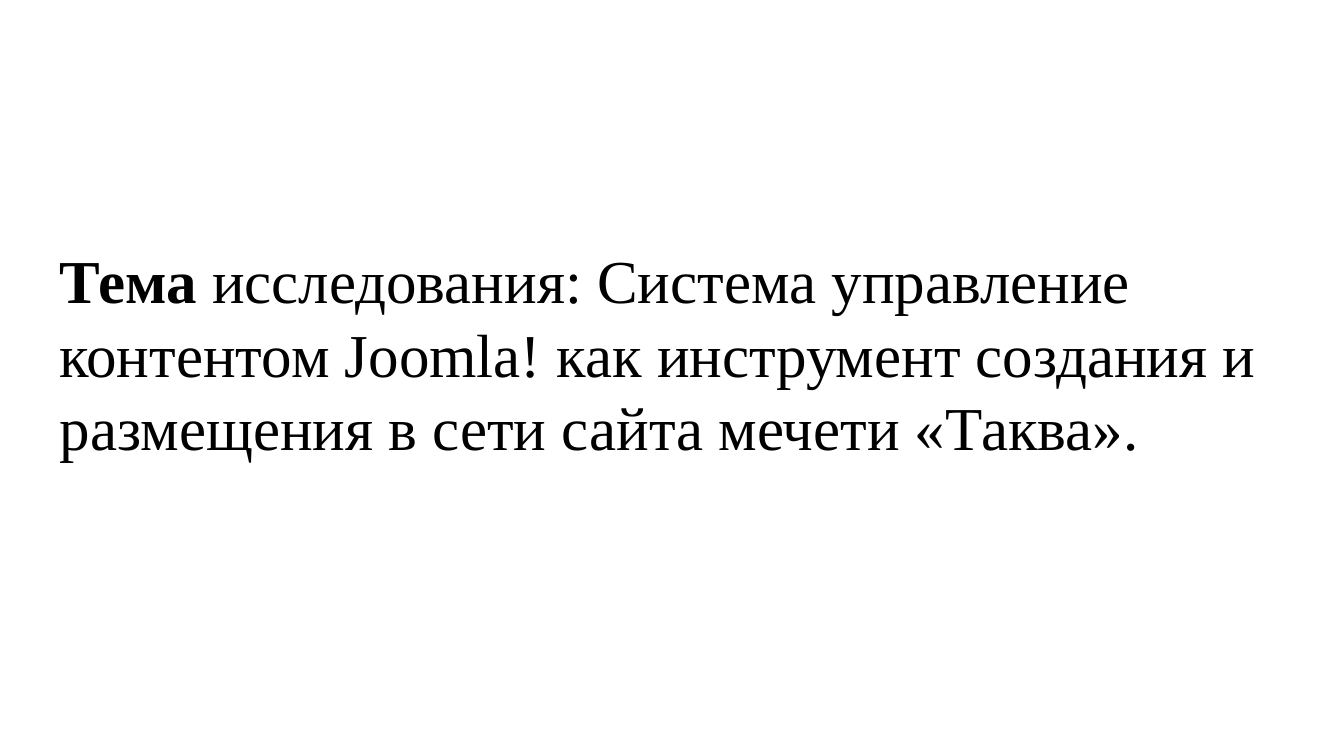
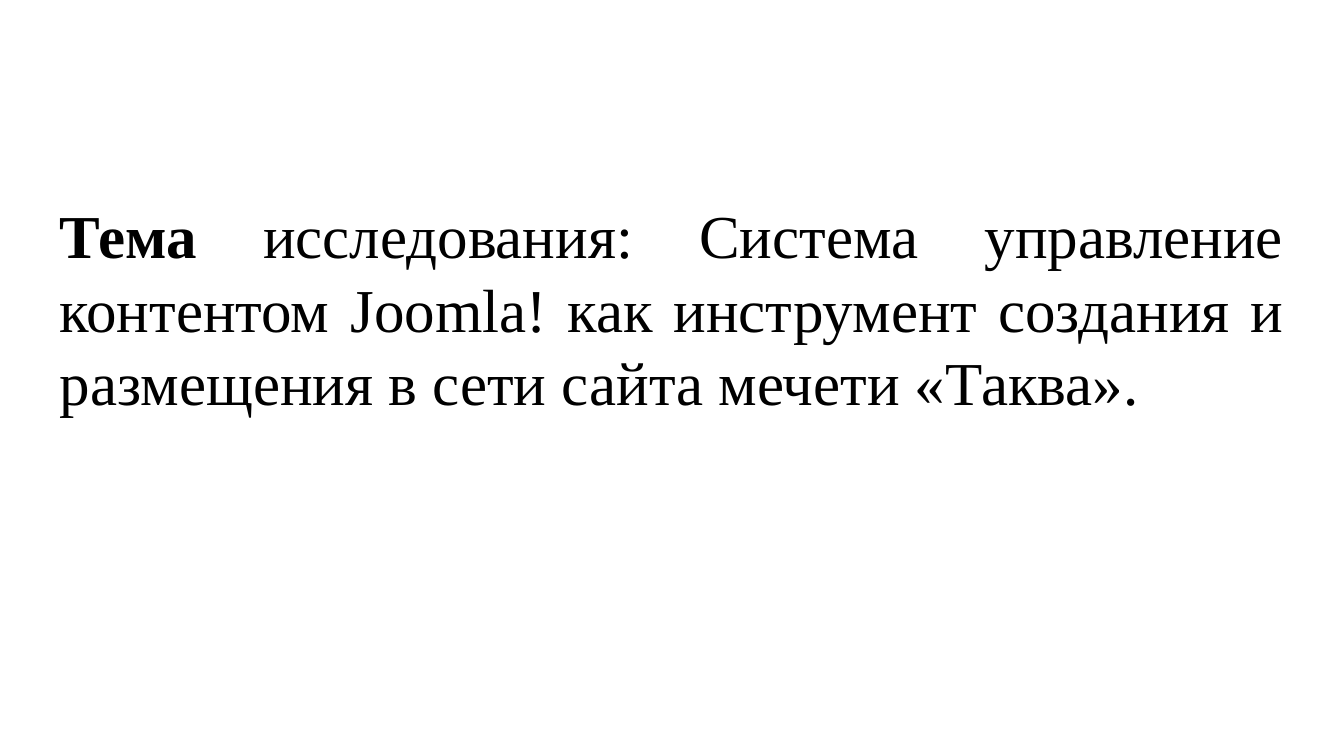
Before and after one commit to SibayMaktay/DocsFile_Sibay, a slide deck: slide 3 of НугумановМА_создание_сайта.pptx. Drawn at 1344x756 pixels with LibreOffice and Linux fonts; fonts in the diff are those of the drawing; background and template pictures are left out. Boxes give left, top, right and bottom in pixels: in the first picture for what was removed or moved away, otherwise in the second. Text is boxed around its words. In the diff, an @@ line names an element or a change of style, - is before the commit and + after.

```diff
--- a/НугумановМА_создание_сайта.pptx
+++ b/НугумановМА_создание_сайта.pptx
@@ text "Тема исследования: Система управление контентом ..." moved from (x1=60, y1=262, x2=1256, y2=461) to (x1=60, y1=217, x2=1284, y2=416) @@
@@ text "Тема исследования: Система управление контентом ..." at (x1=60, y1=217, x2=1284, y2=416): alignment left to justified @@
```
Also in this commit, not shown: 4 other slides changed, 2 slides added, 3 slides removed, 1 other file.
